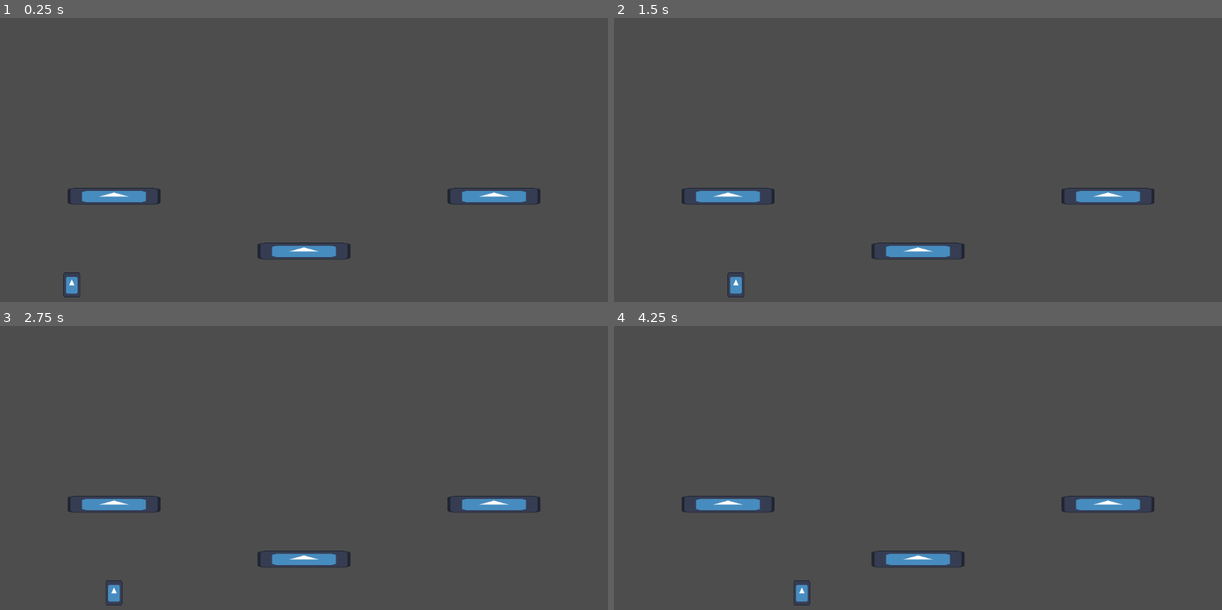
Above: before the commit, frames 1-4 (two rows, left to right).
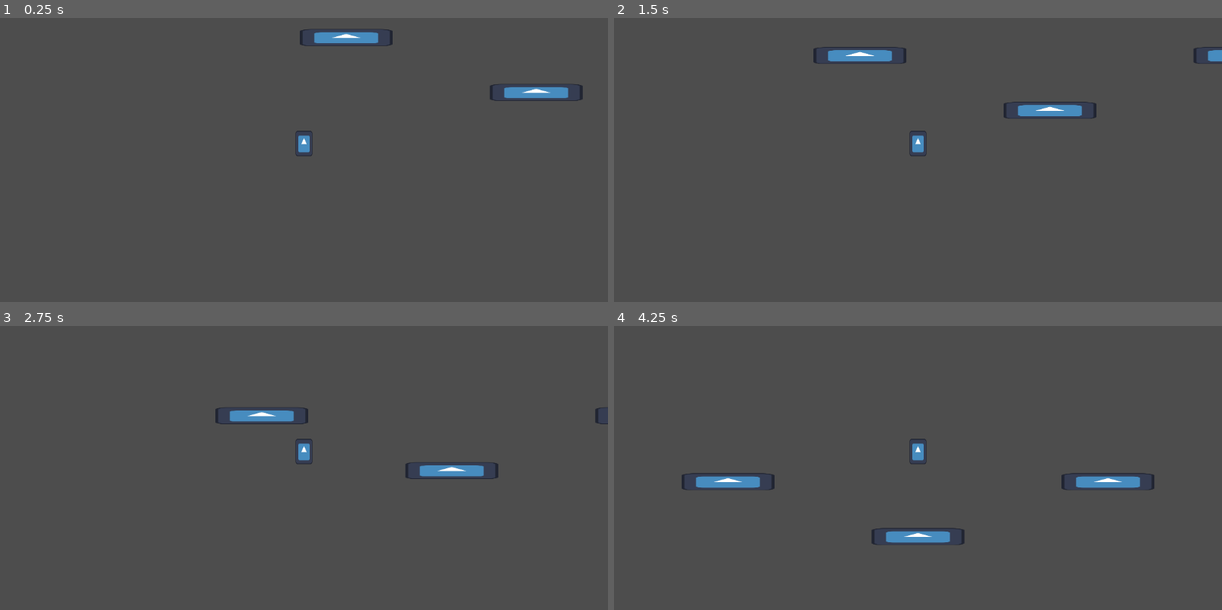
Above: after the commit, the same moments.

Repository: Cyberiada2025-2026/battle-of-pobliz
Game: Godot game, scene res://scenes/debug/battle_arena_graybox.tscn
Same seed, same stepped clock (60 frames per second), same inputs: the game is played once before the commit and once after it. The project has no main scene, so this scene is started directly. The engine's default icon, where the game draws it, is replaced by a stand-in: a white triangle on a blue panel in a dark square.
Inputs:
- Up to frame 1 (0.25 s): no input
- Up to frame 2 (1.5 s): hold W (jump, bound only after the commit) 0.53-1.28 s; hold D (move_right) from 0.53 s (still down); tap W (jump, bound only after the commit) at 1.35 s
- Up to frame 3 (2.75 s): tap W (jump, bound only after the commit) at 1.52, 1.82 s; release D (move_right) at 2.03 s; hold A (move_left) from 2.03 s (still down); hold W (jump, bound only after the commit) from 2.03 s (still down)
- Up to frame 4 (4.25 s): release A (move_left) at 2.78 s; release W (jump, bound only after the commit) at 2.78 s; hold D (move_right) from 2.78 s (still down); tap W (jump, bound only after the commit) at 2.85, 3.02, 3.32 s; hold W (jump, bound only after the commit) from 3.53 s (still down)

The runs differ from the first frame. In frame 1, 3.1% of the frame differs, in the area x 10-96%, y 4-99%; in frame 2, 3.3%; in frame 3, 3.2%; in frame 4, 3.8%, in the area x 11-89%, y 39-99%.

Commit message:
add jump and gravity components

Diff:
--- a/characters/bodies/body_controller.tscn
+++ b/characters/bodies/body_controller.tscn
@@ -3,6 +3,8 @@
 [ext_resource type="Script" uid="uid://bhjdolxvwyq8j" path="res://characters/bodies/body_controller.gd" id="1_laeud"]
 [ext_resource type="Texture2D" uid="uid://c3k005nrcyle2" path="res://icon.svg" id="1_oj1ta"]
 [ext_resource type="Script" uid="uid://cai4lr5qdgs4l" path="res://characters/bodies/grounded_movement_component.gd" id="3_bhtu2"]
+[ext_resource type="Script" uid="uid://bmjqr5j3dytcc" path="res://characters/bodies/gravity_component.gd" id="3_em76j"]
+[ext_resource type="Script" uid="uid://bv0a0uif4y5pk" path="res://characters/bodies/jump_component.gd" id="4_0bj7s"]
 
 [sub_resource type="CapsuleShape2D" id="CapsuleShape2D_laeud"]
 radius = 16.0
@@ -10,7 +12,7 @@
 
 [node name="BodyController" type="CharacterBody2D" unique_id=1753823366 node_paths=PackedStringArray("movement_components")]
 script = ExtResource("1_laeud")
-movement_components = [NodePath("GroundedMovementComponent")]
+movement_components = [NodePath("GravityComponent"), NodePath("GroundedMovementComponent"), NodePath("JumpComponent")]
 
 [node name="Sprite2D" type="Sprite2D" parent="." unique_id=246461862]
 position = Vector2(0, -23.999998)
@@ -21,6 +23,13 @@
 position = Vector2(0, -24)
 shape = SubResource("CapsuleShape2D_laeud")
 
+[node name="GravityComponent" type="Node" parent="." unique_id=60538452]
+script = ExtResource("3_em76j")
+
 [node name="GroundedMovementComponent" type="Node" parent="." unique_id=917443187]
 script = ExtResource("3_bhtu2")
-speed = 100.0
+speed = 200.0
+
+[node name="JumpComponent" type="Node" parent="." unique_id=2124581300]
+script = ExtResource("4_0bj7s")
+jump_velocity = 600.0
--- /dev/null
+++ b/characters/bodies/gravity_component.gd
@@ -0,0 +1,8 @@
+class_name GravityComponent
+extends Node
+
+var body: BodyController
+var gravity = ProjectSettings.get_setting("physics/2d/default_gravity")
+
+func apply(delta: float) -> void:
+	body.velocity.y += gravity * delta
--- a/characters/bodies/grounded_movement_component.gd
+++ b/characters/bodies/grounded_movement_component.gd
@@ -6,6 +6,6 @@
 var body: BodyController
 
 func apply(_delta: float) -> void:
-	var movement_direction = Vector2(Input.get_axis("move_left", "move_right"), 0)
+	var movement_direction = Input.get_axis("move_left", "move_right")
 
-	body.velocity = movement_direction * speed
+	body.velocity.x = movement_direction * speed
--- /dev/null
+++ b/characters/bodies/jump_component.gd
@@ -0,0 +1,16 @@
+class_name JumpComponent
+extends Node
+
+@export var jump_velocity: float = 300.0
+@export var max_jump_count: int = 1
+
+var body: BodyController
+var _jump_count = 0
+
+func apply(_delta: float) -> void:
+	if body.is_on_floor():
+		_jump_count = 0
+
+	if Input.is_action_pressed("jump") and _jump_count < max_jump_count:
+		_jump_count += 1
+		body.velocity.y = -jump_velocity
--- a/project.godot
+++ b/project.godot
@@ -36,6 +36,12 @@
 "events": [Object(InputEventKey,"resource_local_to_scene":false,"resource_name":"","device":-1,"window_id":0,"alt_press …(192 unchanged characters)…
 ]
 }
+jump={
+"deadzone": 0.2,
+"events": [Object(InputEventKey,"resource_local_to_scene":false,"resource_name":"","device":-1,"window_id":0,"alt_pressed":false,"shift_pressed":false,"ctrl_pressed":false,"meta_pressed":false,"pressed":false,"keycode":0,"physical_keycode":87,"key_label":0,"unicode":119,"location":0,"echo":false,"script":null)
+, Object(InputEventKey,"resource_local_to_scene":false,"resource_name":"","device":-1,"window_id":0,"alt_pressed":false,"shift_pressed":false,"ctrl_pressed":false,"meta_pressed":false,"pressed":false,"keycode":0,"physical_keycode":32,"key_label":0,"unicode":32,"location":0,"echo":false,"script":null)
+]
+}
 
 [physics]
 
--- a/scenes/debug/battle_arena_graybox.tscn
+++ b/scenes/debug/battle_arena_graybox.tscn
@@ -36,3 +36,5 @@
 
 [node name="BodyController" parent="." unique_id=1753823366 instance=ExtResource("2_neadt")]
 position = Vector2(136, 592)
+
+[node name="Camera2D" type="Camera2D" parent="BodyController" unique_id=2013201219]
Not shown, added: characters/bodies/gravity_component.gd.uid
Not shown, added: characters/bodies/jump_component.gd.uid
